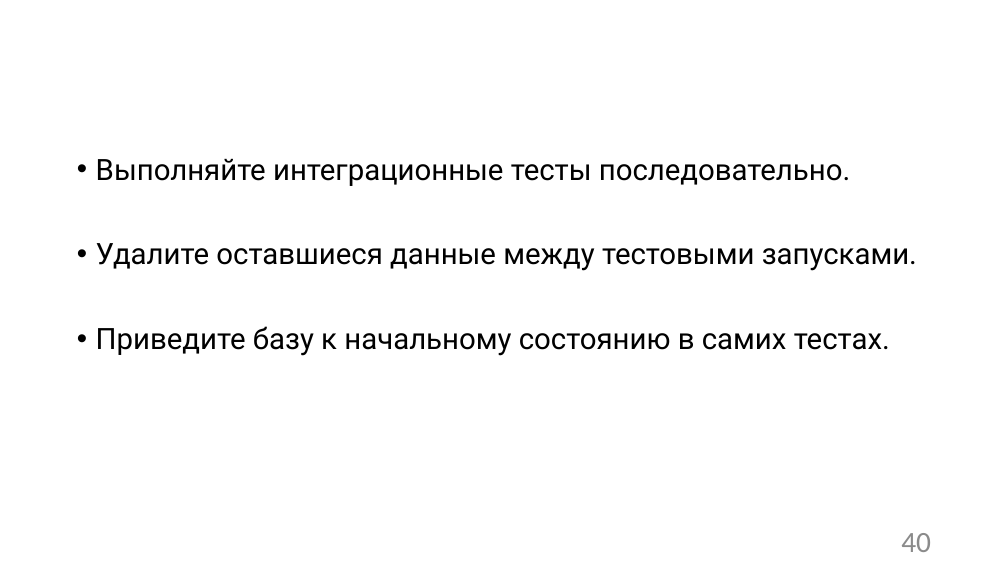
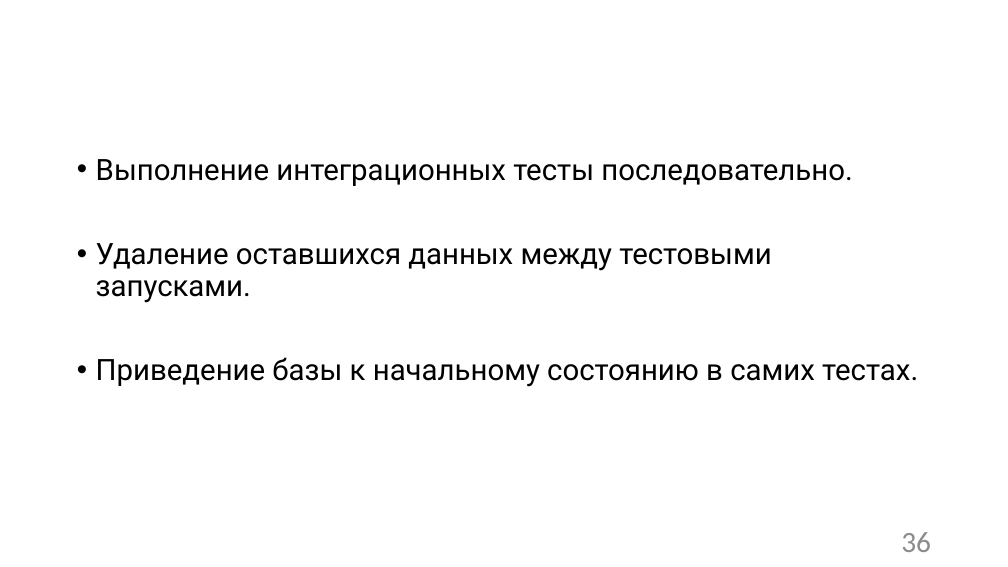
Before and after one commit to Sa1Gur/DbTest.Containers, a slide deck: slide 36 of DbaseTesting.pptx (slide 40 before the commit). Drawn at 1008x567 pixels with LibreOffice and Linux fonts; fonts in the diff are those of the drawing; background and template pictures are left out. Boxes give left, top, right and bottom in pixels: in the first picture for what was removed or moved away, otherwise in the second. Text is boxed around its words. In the diff, an @@ line names an element or a change of style, - is before the commit and + after.

```diff
--- a/DbaseTesting.pptx
+++ b/DbaseTesting.pptx
@@ text at [96, 159, 918, 387]: text changed @@
-• Выполняйте интеграционные тесты последовательно.
-• Удалите оставшиеся данные между тестовыми запусками.
-• Приведите базу к начальному состоянию в самих тестах.
+• Выполнение интеграционных тесты последовательно.
+• Удаление оставшихся данных между тестовыми запусками.
+• Приведение базы к начальному состоянию в самих тестах.
@@ page number at [901, 532, 931, 552]: text changed @@
-40
+36
```
Also in this commit, not shown: 55 other slides changed, 3 slides added, 7 slides removed, 10 other files.
